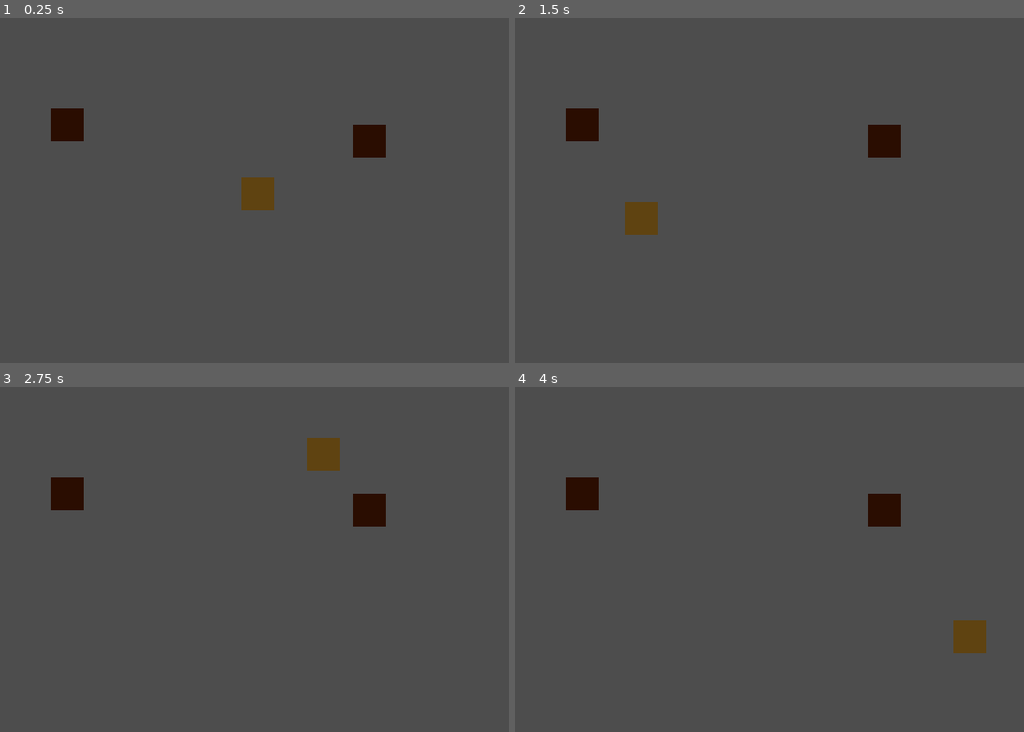
Above: before the commit, frames 1-4 (two rows, left to right).
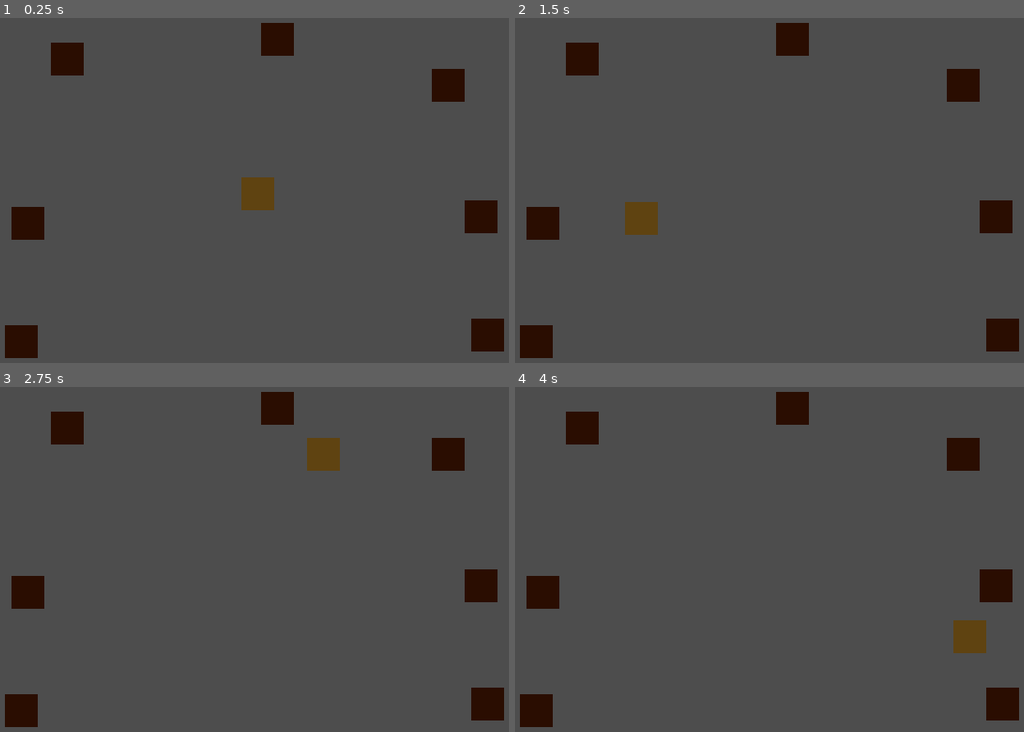
Above: after the commit, the same moments.

Repository: rolika/Mole
Game: Godot game, scene res://main.tscn
Same seed, same stepped clock (60 frames per second), same inputs: the game is played once before the commit and once after it.
Inputs (mouse positions are in pixels of both pictures, inside the frame that each line leads up to):
- Up to frame 1 (0.25 s): no input
- Up to frame 2 (1.5 s): tap Enter at 0.5 s; move the mouse to (901, 152) at 0.52 s; press the mouse at (901, 152) at 0.53 s; tap Space at 1.25 s; move the mouse to (626, 200) at 1.27 s; release the mouse at (626, 200) at 1.28 s; click (626, 200) at 1.35 s
- Up to frame 3 (2.75 s): tap Enter at 2 s; move the mouse to (305, 438) at 2.02 s; press the mouse at (305, 438) at 2.03 s
- Up to frame 4 (4 s): tap Space at 2.75 s; move the mouse to (723, 645) at 2.77 s; release the mouse at (723, 645) at 2.78 s; click (723, 645) at 2.85 s; tap Enter at 3.5 s; move the mouse to (952, 621) at 3.52 s; press the mouse at (952, 621) at 3.53 s

The runs differ from the first frame. In frame 1, 5.5% of the frame differs, in the area x 0-100%, y 1-99%; in frame 2, 5.5%; in frame 3, 5.5%; in frame 4, 5.5%.

Commit message:
add more moles

Diff:
--- a/main.gd
+++ b/main.gd
@@ -1,27 +1,11 @@
 extends Node2D
-
-
-var above_mole: bool
 
 
 # Called when the node enters the scene tree for the first time.
 func _ready():
-	above_mole = false
+	pass
 
 
 # Called every frame. 'delta' is the elapsed time since the previous frame.
 func _process(_delta):
 	pass
-
-
-func _on_mole_threatened():
-	above_mole = true
-
-
-func _on_mole_safe():
-	above_mole = false
-
-
-func _on_player_smashed():
-	if above_mole:
-		print("BANG!!")
--- a/main.tscn
+++ b/main.tscn
@@ -11,13 +11,30 @@
 z_index = 1
 
 [node name="Mole" parent="." instance=ExtResource("2_4tly2")]
-position = Vector2(168, 216)
+position = Vector2(120, 336)
 
 [node name="Mole2" parent="." instance=ExtResource("2_4tly2")]
-position = Vector2(536, 236)
+position = Vector2(424, 112)
 
-[connection signal="smashed" from="Player" to="." method="_on_player_smashed"]
-[connection signal="safe" from="Mole" to="." method="_on_mole_safe"]
-[connection signal="threatened" from="Mole" to="." method="_on_mole_threatened"]
-[connection signal="safe" from="Mole2" to="." method="_on_mole_safe"]
-[connection signal="threatened" from="Mole2" to="." method="_on_mole_threatened"]
+[node name="Mole3" parent="." instance=ExtResource("2_4tly2")]
+position = Vector2(168, 136)
+
+[node name="Mole4" parent="." instance=ExtResource("2_4tly2")]
+position = Vector2(672, 328)
+
+[node name="Mole5" parent="." instance=ExtResource("2_4tly2")]
+position = Vector2(112, 480)
+
+[node name="Mole6" parent="." instance=ExtResource("2_4tly2")]
+position = Vector2(680, 472)
+
+[node name="Mole7" parent="." instance=ExtResource("2_4tly2")]
+position = Vector2(632, 168)
+
+[connection signal="smashed" from="Player" to="Mole" method="_on_player_smashed"]
+[connection signal="smashed" from="Player" to="Mole3" method="_on_player_smashed"]
+[connection signal="smashed" from="Player" to="Mole2" method="_on_player_smashed"]
+[connection signal="smashed" from="Player" to="Mole4" method="_on_player_smashed"]
+[connection signal="smashed" from="Player" to="Mole5" method="_on_player_smashed"]
+[connection signal="smashed" from="Player" to="Mole6" method="_on_player_smashed"]
+[connection signal="smashed" from="Player" to="Mole7" method="_on_player_smashed"]
--- a/mole.gd
+++ b/mole.gd
@@ -1,13 +1,12 @@
 extends Area2D
 
 
-signal threatened()
-signal safe()
+var threatened: bool
 
 
 # Called when the node enters the scene tree for the first time.
 func _ready():
-	pass
+	threatened = false
 
 
 # Called every frame. 'delta' is the elapsed time since the previous frame.
@@ -16,8 +15,14 @@
 
 
 func _on_area_entered(_area):
-	threatened.emit()
+	threatened = true
 
 
 func _on_area_exited(_area):
-	safe.emit()
+	threatened = false
+
+
+func _on_player_smashed():
+	if threatened:
+		print("BANG!!!")
+		hide()
